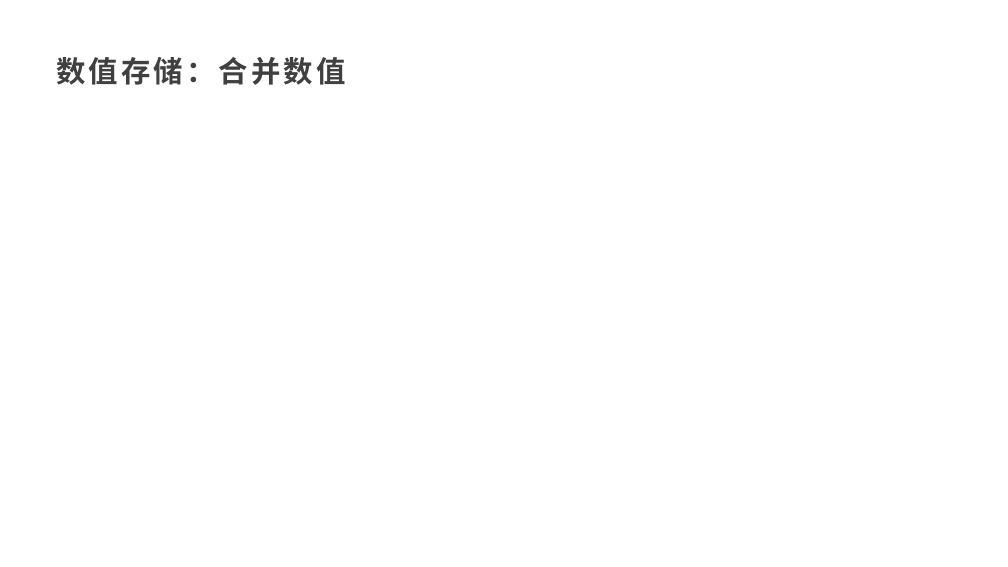
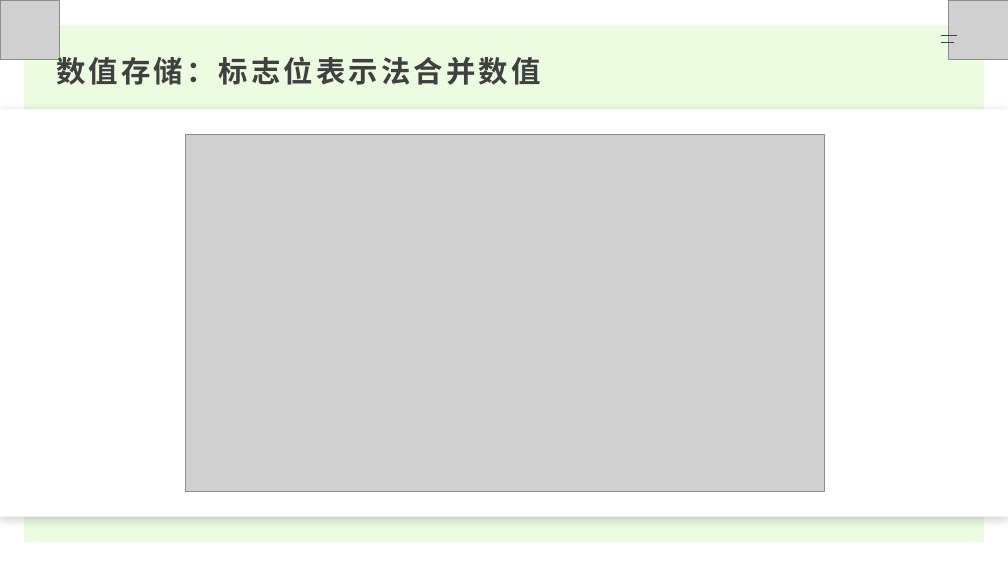
Before and after one commit to JiangJibo/project, a slide deck: slide 12 of web/src/main/resources/Java内存优化分享.pptx. Drawn at 1008x567 pixels with LibreOffice and Linux fonts; fonts in the diff are those of the drawing; grey boxes stand for pictures. Boxes give left, top, right and bottom in pixels: in the first picture for what was removed or moved away, otherwise in the second. Text is boxed around its words. In the diff, an @@ line names an element or a change of style, - is before the commit and + after.

```diff
--- a/web/src/main/resources/Java内存优化分享.pptx
+++ b/web/src/main/resources/Java内存优化分享.pptx
@@ picture added at (x1=0, y1=0, x2=60, y2=60) @@
@@ rectangle added at (x1=24, y1=25, x2=984, y2=542), fill #EBFCE1 @@
@@ picture added at (x1=949, y1=0, x2=1008, y2=60) @@
@@ text at (x1=56, y1=53, x2=540, y2=85): text changed @@
-数值存储：合并数值
+数值存储：标志位表示法合并数值
@@ line added from (941, 36) to (958, 36), #404040 1 pt @@
@@ line added from (941, 42) to (954, 42), #404040 1 pt @@
@@ rectangle added at (x1=0, y1=110, x2=1008, y2=517), fill #FFFFFF @@
@@ picture added at (x1=186, y1=135, x2=824, y2=492) @@
```
Also in this commit, not shown: 3 other slides changed, 1 other file.
